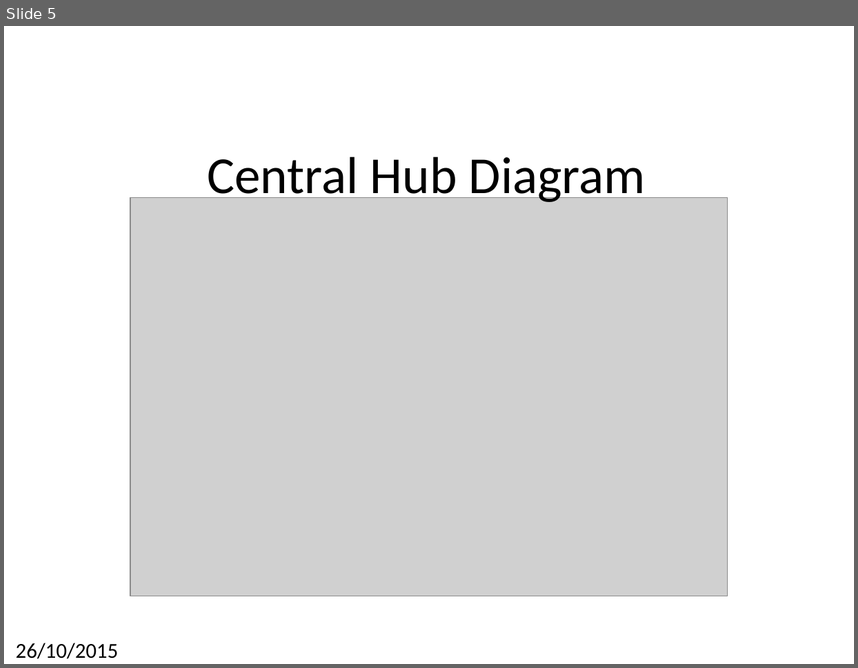
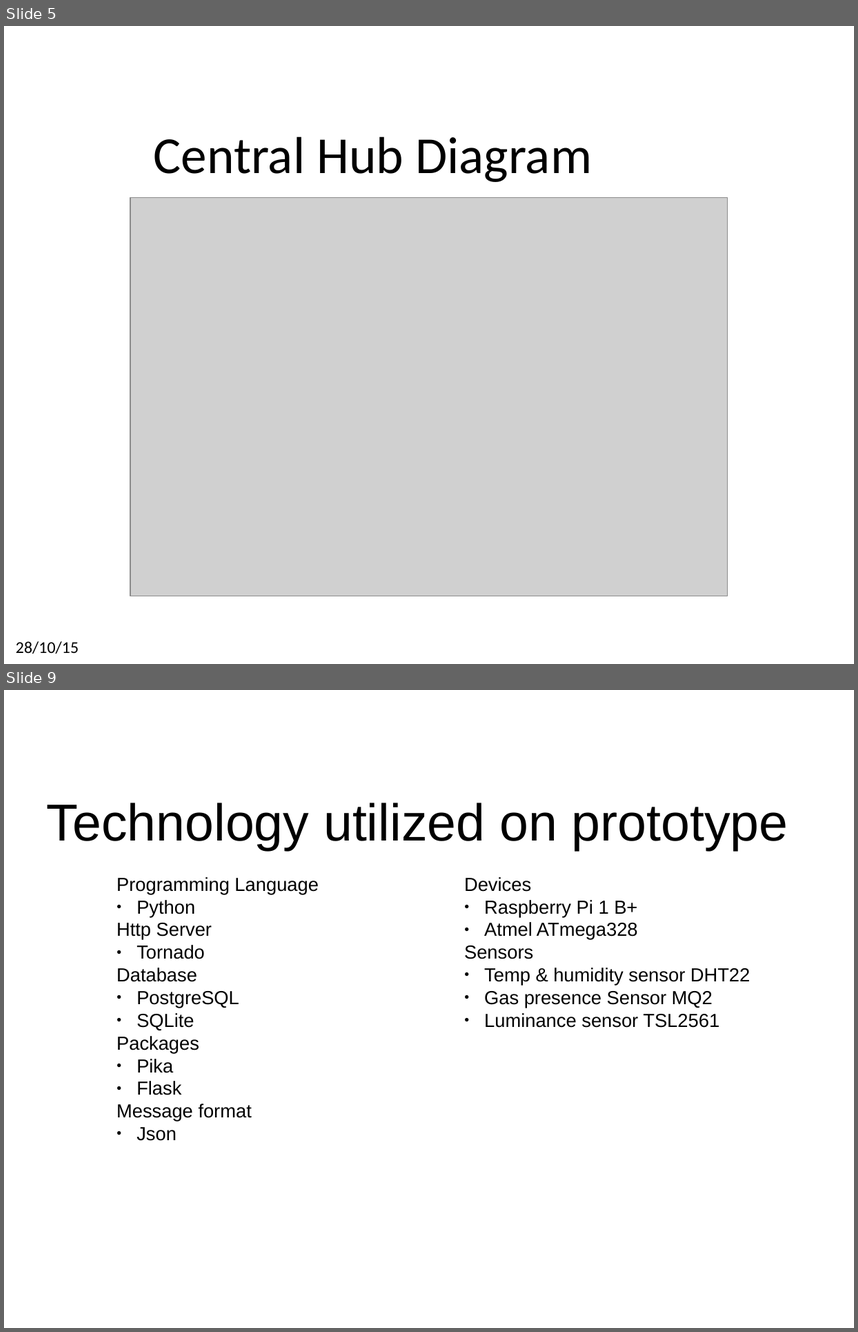
Before and after one commit to laurogama/artigo_pos, a slide deck: formato_chilecon/presentation/presentation_template.pptx. Shown one above the other, each under a label of ours: slide 5 before the commit, slides 5 and 9 after it; the slides between them are not shown. The pictures are 858x668 and 858x1332 pixels, drawn with LibreOffice and Linux fonts; fonts in the diff are those of the drawing; grey boxes stand for pictures; background and template pictures are left out. Boxes give left, top, right and bottom in pixels: in the first picture for what was removed or moved away, otherwise in the second. Text is boxed around its words. In the diff, an @@ line names an element or a change of style, - is before the commit and + after.

```diff
--- a/formato_chilecon/presentation/presentation_template.pptx
+++ b/formato_chilecon/presentation/presentation_template.pptx
@@ slide 9 added at bbox=[4, 690, 854, 1328], background picture (left out) @@
@@ text added at bbox=[47, 802, 789, 850], 44 pt, text #000000 @@
+Technology utilized on prototype
@@ text added at bbox=[116, 877, 319, 1141], 16 pt, text #000000 @@
+Programming Language
+● Python
+Http Server
+● Tornado
+Database
+● PostgreSQL
+● SQLite
+Packages
+● Pika
+● Flask
+Message format
+● Json
@@ text added at bbox=[464, 877, 750, 1027], 16 pt, text #000000 @@
+Devices
+● Raspberry Pi 1 B+
+● Atmel ATmega328
+Sensors
+● Temp & humidity sensor DHT22
+● Gas presence Sensor MQ2
+● Luminance sensor TSL2561
@@ slide 5 changed as well @@
@@ text "Central Hub Diagram" rewrapped from bbox=[207, 156, 646, 205] to bbox=[154, 136, 592, 182] @@
@@ text at bbox=[16, 641, 79, 653]: text changed; size 18 to 14 pt @@
-26/10/2015
+28/10/15
```
Also in this commit, not shown: 2 other slides changed, 13 other slides added, 4 slides removed, 16 other files.
